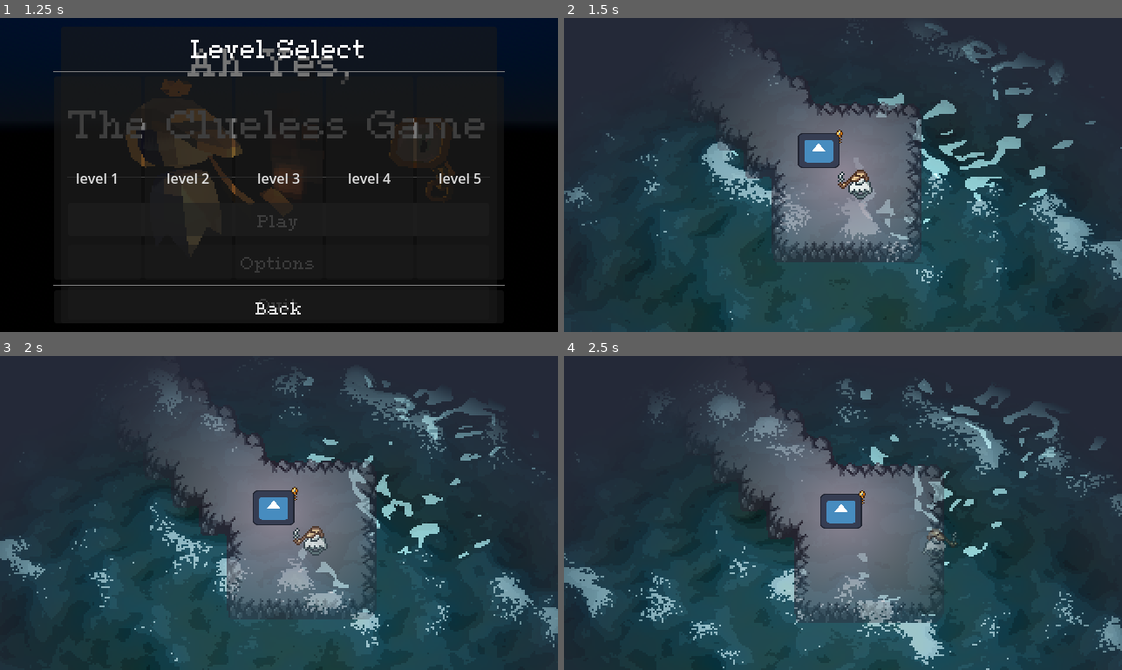
Above: before the commit, frames 1-4 (two rows, left to right).
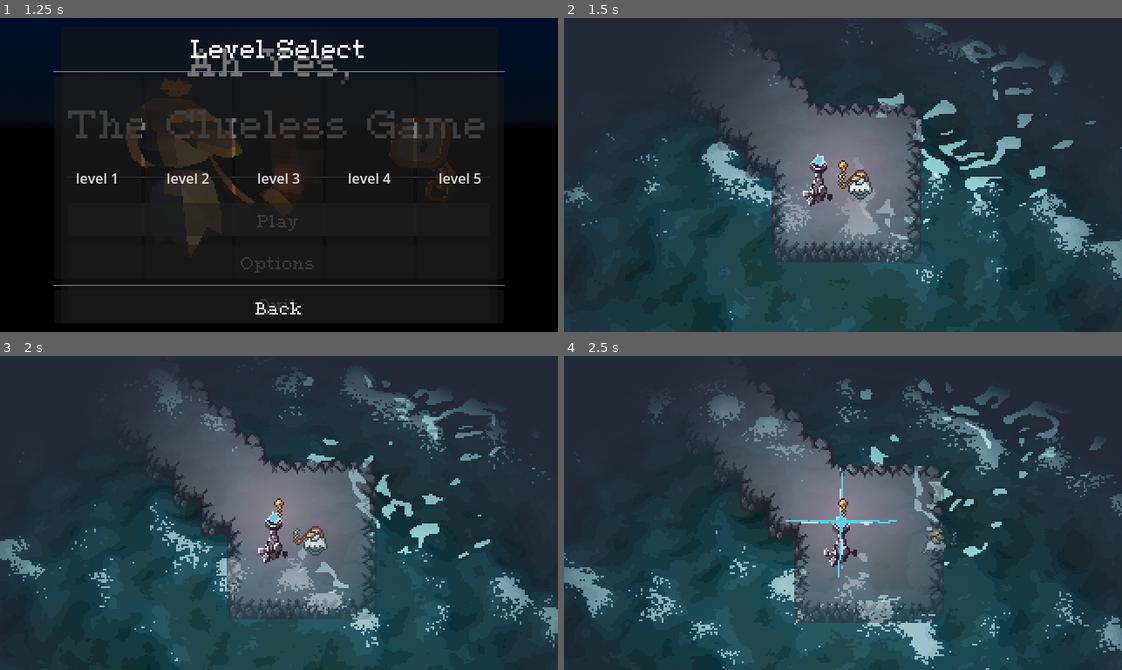
Above: after the commit, the same moments.

Repository: SmithyMKPK/SPRING-RGDC-GAME-JAM-2026
Game: Godot game, scene res://menu_scenes/main_menu.tscn
Same seed, same stepped clock (60 frames per second), same inputs: the game is played once before the commit and once after it. The engine's default icon, where the game draws it, is replaced by a stand-in: a white triangle on a blue panel in a dark square.
Inputs:
- Up to frame 1 (1.25 s): click "Play" at 0.5 s
- Up to frame 2 (1.5 s): click "Play" at 1.25 s
- Up to frame 3 (2 s): no input
- Up to frame 4 (2.5 s): hold D (Move Right) from 2.03 s (still down)

Frame 1 is identical in both runs. In frame 2, 1.2% of the frame differs, in the area x 41-51%, y 35-60%; in frame 3, 1.1%; in frame 4, 1.3%, in the area x 39-60%, y 35-71%.

Commit message:
feature: light spot textured

Diff:
--- /dev/null
+++ b/assets/character_sprite_sheets/light-spot-frames.tres
@@ -0,0 +1,91 @@
+[gd_resource type="SpriteFrames" format=3 uid="uid://cu1vhpqvpmdoy"]
+
+[ext_resource type="Texture2D" uid="uid://dcslts5s4mi4q" path="res://assets/character_sprite_sheets/light-spot.png" id="1_br2ah"]
+
+[sub_resource type="AtlasTexture" id="AtlasTexture_c33d4"]
+atlas = ExtResource("1_br2ah")
+region = Rect2(0, 0, 64, 64)
+
+[sub_resource type="AtlasTexture" id="AtlasTexture_3cuov"]
+atlas = ExtResource("1_br2ah")
+region = Rect2(576, 0, 64, 64)
+
+[sub_resource type="AtlasTexture" id="AtlasTexture_6hqcj"]
+atlas = ExtResource("1_br2ah")
+region = Rect2(64, 0, 64, 64)
+
+[sub_resource type="AtlasTexture" id="AtlasTexture_5dqis"]
+atlas = ExtResource("1_br2ah")
+region = Rect2(128, 0, 64, 64)
+
+[sub_resource type="AtlasTexture" id="AtlasTexture_0my5p"]
+atlas = ExtResource("1_br2ah")
+region = Rect2(192, 0, 64, 64)
+
+[sub_resource type="AtlasTexture" id="AtlasTexture_bl86k"]
+atlas = ExtResource("1_br2ah")
+region = Rect2(256, 0, 64, 64)
+
+[sub_resource type="AtlasTexture" id="AtlasTexture_obdtl"]
+atlas = ExtResource("1_br2ah")
+region = Rect2(320, 0, 64, 64)
+
+[sub_resource type="AtlasTexture" id="AtlasTexture_358ih"]
+atlas = ExtResource("1_br2ah")
+region = Rect2(384, 0, 64, 64)
+
+[sub_resource type="AtlasTexture" id="AtlasTexture_5beyb"]
+atlas = ExtResource("1_br2ah")
+region = Rect2(448, 0, 64, 64)
+
+[sub_resource type="AtlasTexture" id="AtlasTexture_87bo5"]
+atlas = ExtResource("1_br2ah")
+region = Rect2(512, 0, 64, 64)
+
+[resource]
+animations = [{
+"frames": [{
+"duration": 1.0,
+"texture": SubResource("AtlasTexture_c33d4")
+}],
+"loop": true,
+"name": &"default",
+"speed": 5.0
+}, {
+"frames": [{
+"duration": 1.0,
+"texture": SubResource("AtlasTexture_3cuov")
+}],
+"loop": true,
+"name": &"hold_light",
+"speed": 5.0
+}, {
+"frames": [{
+"duration": 10.0,
+"texture": SubResource("AtlasTexture_6hqcj")
+}, {
+"duration": 1.0,
+"texture": SubResource("AtlasTexture_5dqis")
+}, {
+"duration": 1.0,
+"texture": SubResource("AtlasTexture_0my5p")
+}, {
+"duration": 1.0,
+"texture": SubResource("AtlasTexture_bl86k")
+}, {
+"duration": 1.0,
+"texture": SubResource("AtlasTexture_obdtl")
+}, {
+"duration": 1.0,
+"texture": SubResource("AtlasTexture_358ih")
+}, {
+"duration": 1.0,
+"texture": SubResource("AtlasTexture_5beyb")
+}, {
+"duration": 1.0,
+"texture": SubResource("AtlasTexture_87bo5")
+}],
+"loop": false,
+"name": &"light",
+"speed": 10.0
+}]
--- a/levels/camera/level_camera.tscn
+++ b/levels/camera/level_camera.tscn
@@ -3,8 +3,9 @@
 [ext_resource type="Script" uid="uid://bqfjpxh61soai" path="res://levels/level_camera.gd" id="1_wjito"]
 [ext_resource type="PackedScene" uid="uid://bfwced8yeu6rc" path="res://levels/waves_3d/waves_background_container.tscn" id="2_5bsm2"]
 [ext_resource type="PackedScene" uid="uid://bfb8btfufy32u" path="res://levels/light/light_source.tscn" id="3_fmu8n"]
+[ext_resource type="Texture2D" uid="uid://cnckukbnp1eeo" path="res://assets/character_sprite_sheets/monocle.tres" id="4_5bsm2"]
 
-[sub_resource type="ViewportTexture" id="ViewportTexture_wjito"]
+[sub_resource type="ViewportTexture" id="ViewportTexture_fmu8n"]
 viewport_path = NodePath("SubViewport")
 
 [node name="Level Camera" type="Camera2D" unique_id=1371421371]
@@ -12,7 +13,12 @@
 script = ExtResource("1_wjito")
 
 [node name="Waves" parent="." unique_id=1483759280 instance=ExtResource("2_5bsm2")]
-texture = SubResource("ViewportTexture_wjito")
+texture = SubResource("ViewportTexture_fmu8n")
 scale_fac = 0.1
 
 [node name="LightSource" parent="." unique_id=515451218 instance=ExtResource("3_fmu8n")]
+
+[node name="Monocle" type="Sprite2D" parent="LightSource" unique_id=506757356]
+z_index = 2
+position = Vector2(0, -3)
+texture = ExtResource("4_5bsm2")
--- a/levels/level_camera.gd
+++ b/levels/level_camera.gd
@@ -2,7 +2,16 @@
 
 @export var delta_coefficient: float = 3.25;
 @export var internal_global_position: Vector2;
-@export var target_light_node: LightNode;
+@export var target_light_node: LightNode:
+	set(value):
+		if value == target_light_node:
+			return;
+		if target_light_node != null:
+			target_light_node.exit();
+		target_light_node = value;
+		if target_light_node != null:
+			target_light_node.enter();
+
 @export var reset_on_phys_interpolation: bool = true;
 @export var snap_scale: float = 1;
 
--- a/light_node/light_node.gd
+++ b/light_node/light_node.gd
@@ -1,6 +1,20 @@
 ## A beacon that allows the player to see a given area under the correct circumstances
 class_name LightNode extends Area2D
+
+func _ready() -> void:
+	$Sprite2D.animation_finished.connect(self._on_anim_done);
+	self.exit();
 
 ## Returns the distance between the node and the player
 func get_player_distance(player_global_position: Vector2) -> float:
 	return self.global_position.distance_squared_to(player_global_position)
+
+func _on_anim_done():
+	if $Sprite2D.animation == "light":
+		$Sprite2D.animation = "hold_light";
+
+func enter() -> void:
+	$Sprite2D.play("light");
+
+func exit() -> void:
+	$Sprite2D.animation = "default";
--- a/light_node/light_node.tscn
+++ b/light_node/light_node.tscn
@@ -1,18 +1,12 @@
 [gd_scene format=3 uid="uid://btc7md5rfjjqr"]
 
 [ext_resource type="Script" uid="uid://cqin3pn00ymqm" path="res://light_node/light_node.gd" id="1_mwugj"]
-[ext_resource type="Texture2D" uid="uid://ucdg6b2ecag8" path="res://icon.svg" id="2_wfhyy"]
-[ext_resource type="Texture2D" uid="uid://cnckukbnp1eeo" path="res://assets/character_sprite_sheets/monocle.tres" id="3_mwugj"]
+[ext_resource type="SpriteFrames" uid="uid://cu1vhpqvpmdoy" path="res://assets/character_sprite_sheets/light-spot-frames.tres" id="2_w3v6w"]
 
 [node name="Light Node" type="Area2D" unique_id=356253661]
 script = ExtResource("1_mwugj")
 
-[node name="Light Icon" type="Sprite2D" parent="." unique_id=1006396296]
-position = Vector2(3.8146973e-06, 9.536743e-07)
-scale = Vector2(0.1875, 0.15625001)
-texture = ExtResource("2_wfhyy")
-
-[node name="Monocle" type="Sprite2D" parent="." unique_id=370795445]
-position = Vector2(12, -7.999999)
-scale = Vector2(0.6979167, 0.75852275)
-texture = ExtResource("3_mwugj")
+[node name="Sprite2D" type="AnimatedSprite2D" parent="." unique_id=1047736930]
+position = Vector2(0, 7)
+sprite_frames = ExtResource("2_w3v6w")
+animation = &"light"
